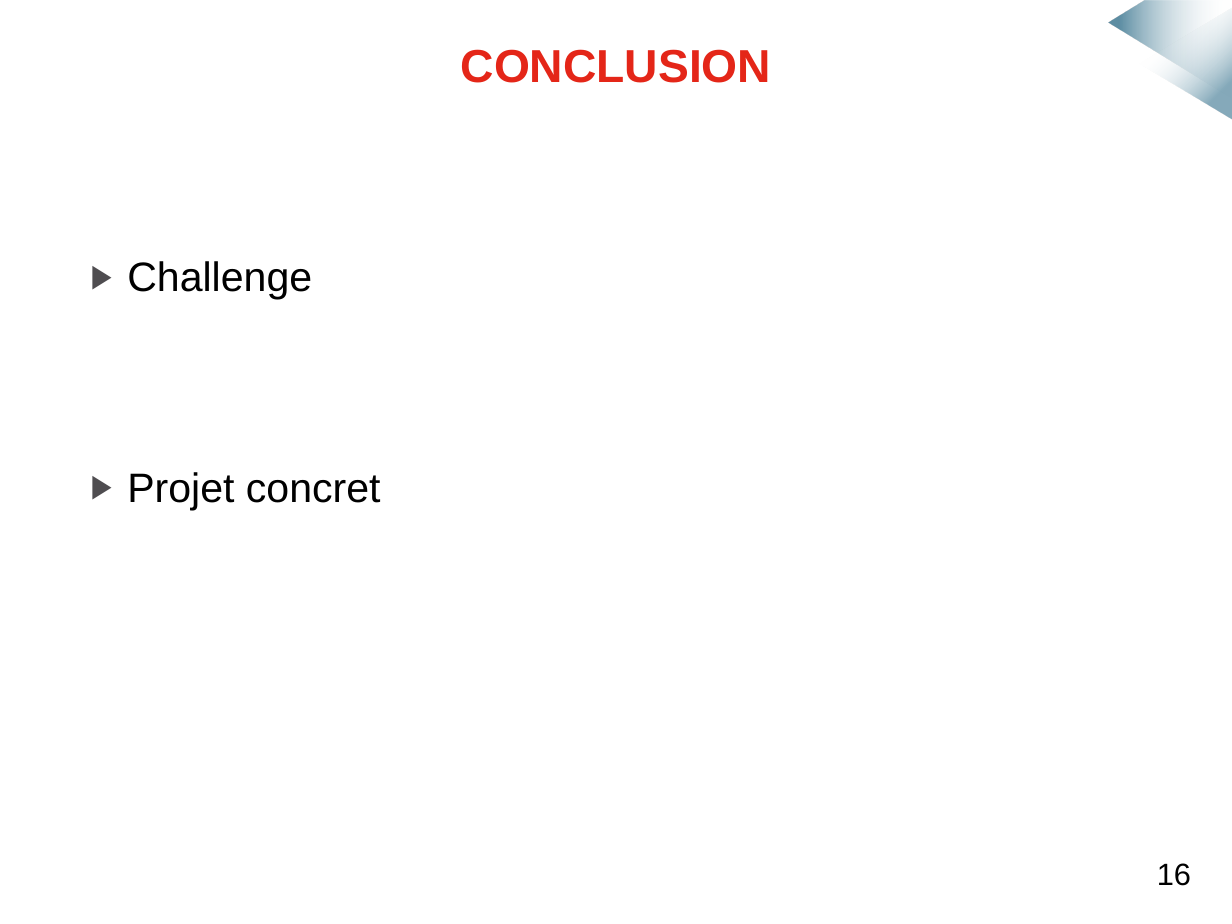
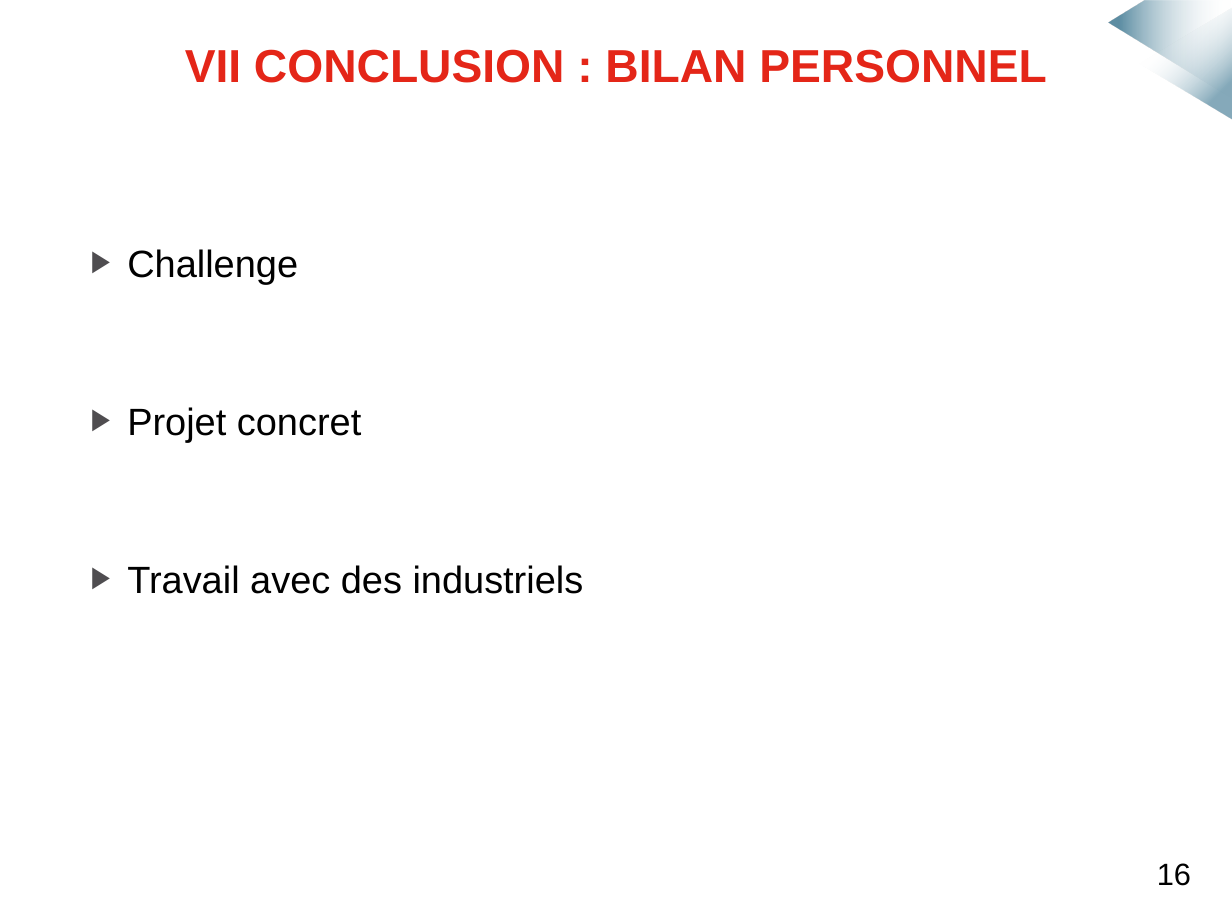
Before and after one commit to mmeven/EP_Domotique_Tablette, a slide deck: slide 19 of Rendu/Diapo_soutenance.pptx. Drawn at 1232x924 pixels with LibreOffice and Linux fonts; fonts in the diff are those of the drawing; background and template pictures are left out. Boxes give left, top, right and bottom in pixels: in the first picture for what was removed or moved away, otherwise in the second. Text is boxed around its words. In the diff, an @@ line names an element or a change of style, - is before the commit and + after.

```diff
--- a/Rendu/Diapo_soutenance.pptx
+++ b/Rendu/Diapo_soutenance.pptx
@@ text at bbox=[185, 49, 1046, 83]: text changed @@
-CONCLUSION
+VII CONCLUSION : BILAN PERSONNEL
@@ text at bbox=[127, 249, 361, 442]: size 24 to 22.2 pt in "Challenge", "Projet concret"; line spacing 0.9 to 0.7 @@
@@ text at bbox=[127, 565, 584, 594]: paragraph added @@
+▶ Travail avec des industriels
```
Also in this commit, not shown: 15 other slides changed, 1 slide removed.
